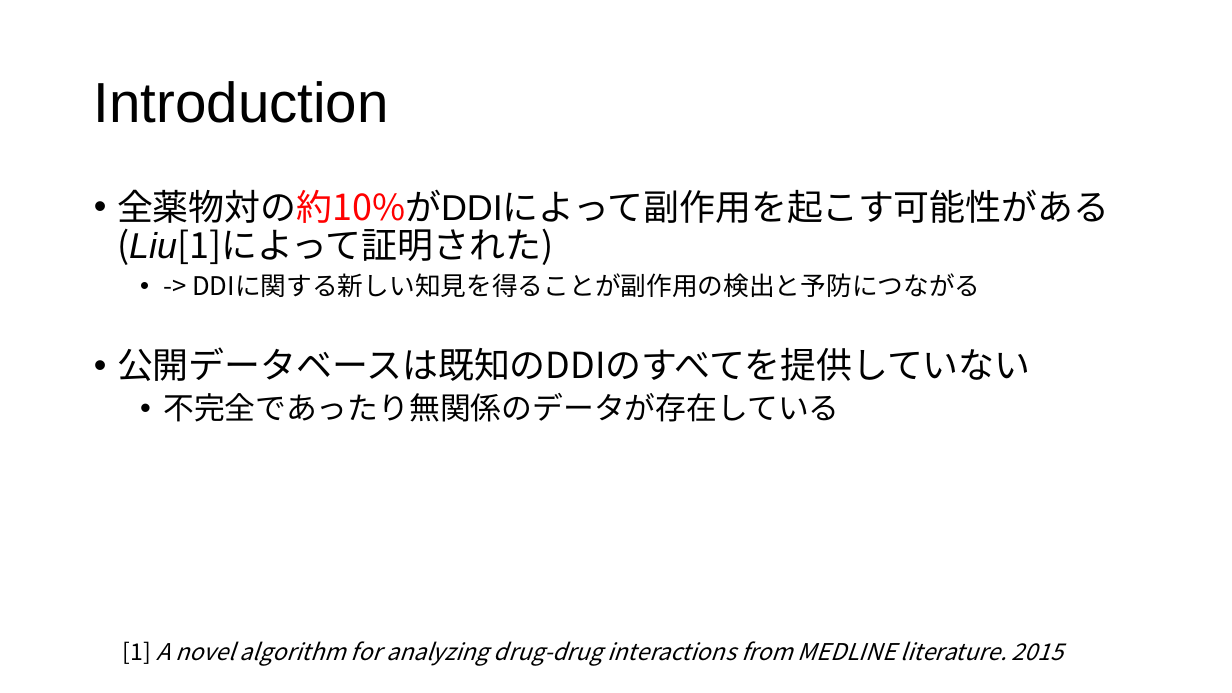
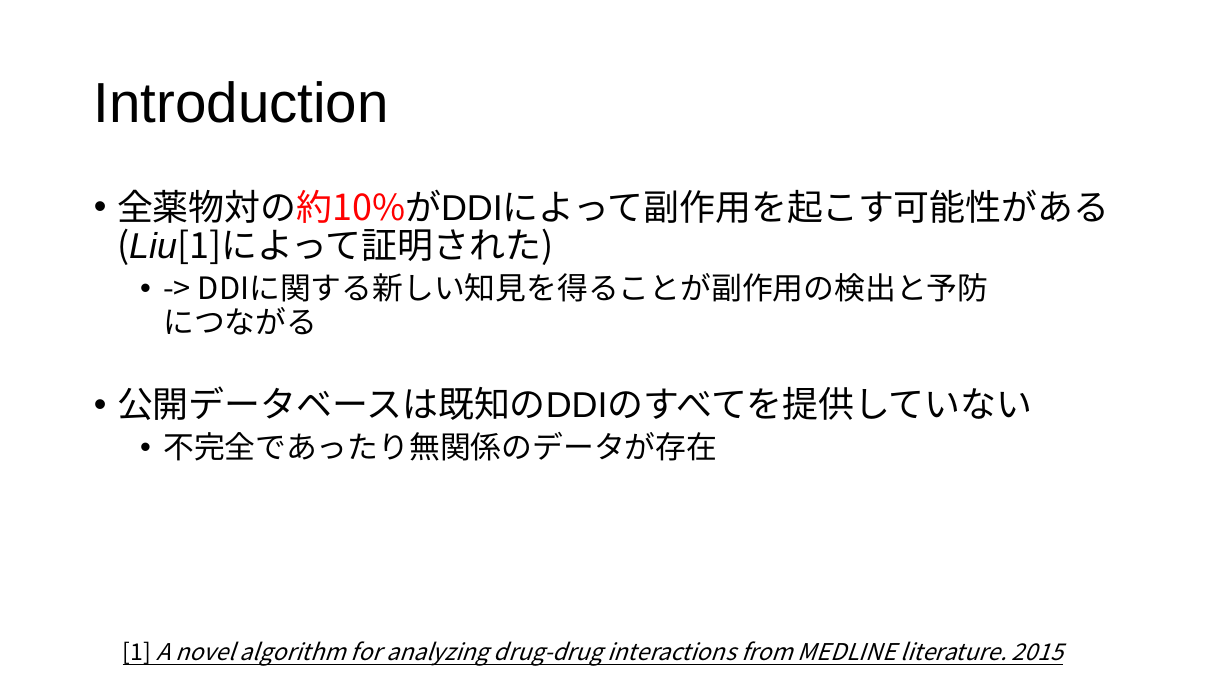
Before and after one commit to tsutarou10/variousFile, a slide deck: slide 7 of Predicting potential drug-drug interactions on topological and semantic similarity features using statistical learning.pptx. Drawn at 1232x693 pixels with LibreOffice and Linux fonts; fonts in the diff are those of the drawing. Boxes give left, top, right and bottom in pixels: in the first picture for what was removed or moved away, otherwise in the second. Text is boxed around its words. In the diff, an @@ line names an element or a change of style, - is before the commit and + after.

```diff
--- a/Predicting potential drug-drug interactions on topological and semantic similarity features using statistical learning.pptx
+++ b/Predicting potential drug-drug interactions on topological and semantic similarity features using statistical learning.pptx
@@ text at (163,273,989,335): text changed; size 20 to 24 pt @@
-  • -> DDIに関する新しい知見を得ることが副作用の検出と予防につながる
+  • -> DDIに関する新しい知見を得ることが副作用の検出と予防
+    につながる
@@ text at (117,386,1033,420): font Noto Sans CJK JP to Arial in "公開データベースは既知のDDIのすべてを提供していない" @@
@@ text at (163,432,717,461): text changed @@
-  • 不完全であったり無関係のデータが存在している
+  • 不完全であったり無関係のデータが存在
@@ text "[1] A novel algorithm for ..." at (123,641,1063,666): underline on @@
```
Also in this commit, not shown: 6 other slides changed, 1 other file.
